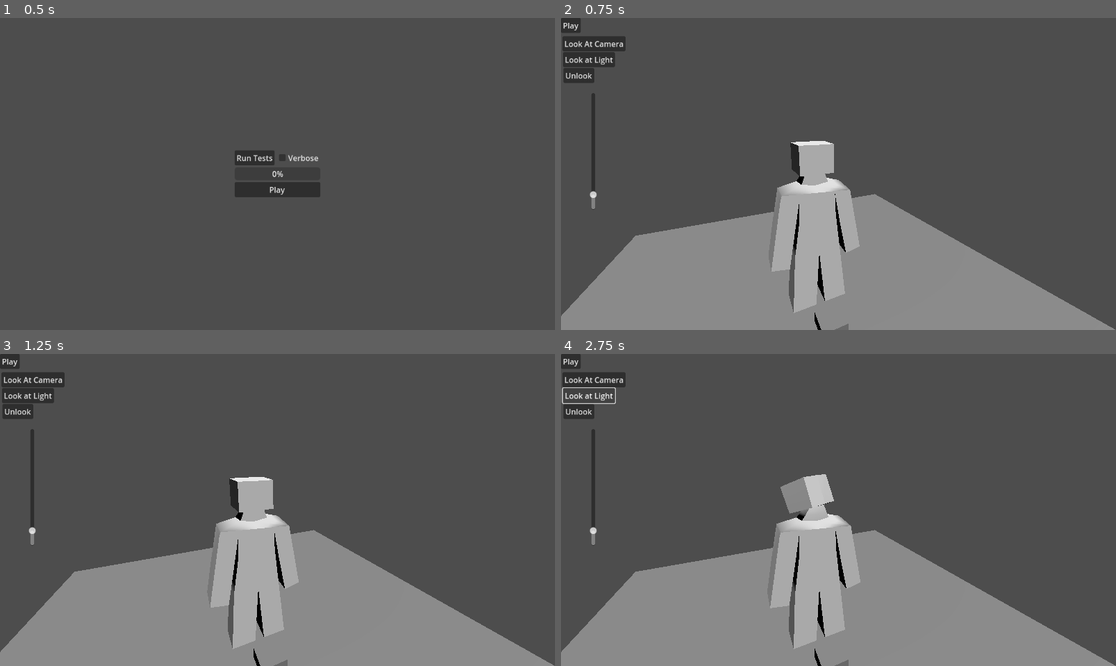
Above: before the commit, frames 1-4 (two rows, left to right).
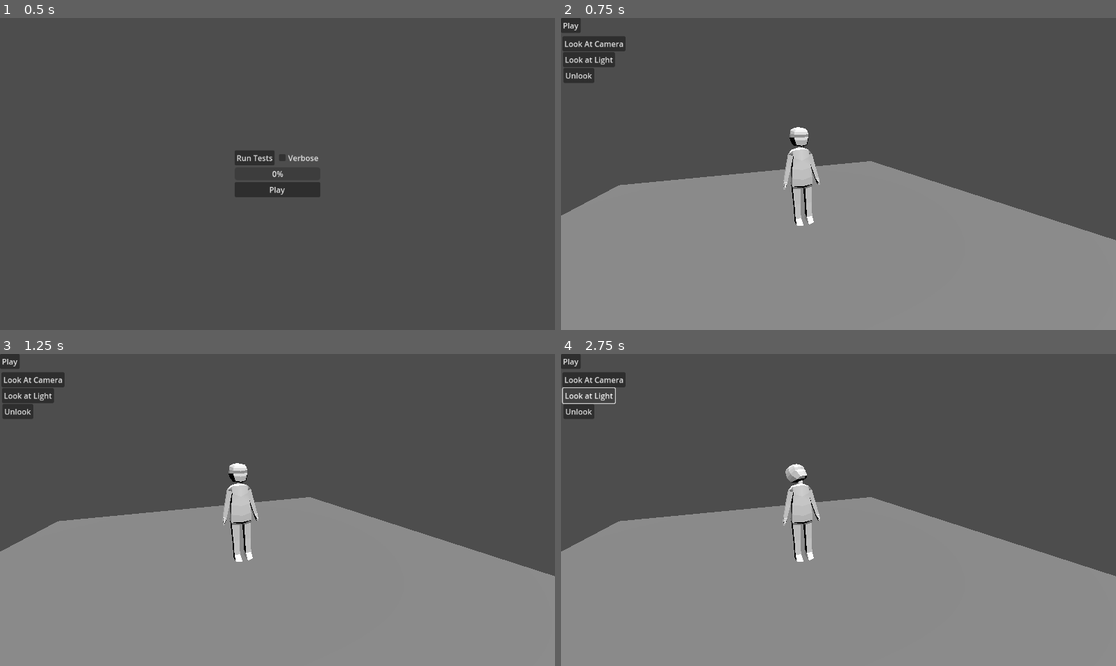
Above: after the commit, the same moments.

Repository: Kibibibit/tomotown
Game: Godot game, scene res://scenes/loading_screen/loading_screen.tscn
The game is run twice, just before and just after one commit, with the same random seed, the same clock (stepped at 60 frames per second) and the same inputs.
Inputs:
- Up to frame 1 (0.5 s): no input
- Up to frame 2 (0.75 s): click "Play" at 0.5 s
- Up to frame 3 (1.25 s): no input
- Up to frame 4 (2.75 s): click "Look At Camera" at 1.25 s; click "Look at Light" at 2 s

Frame 1 is identical in both runs. In frame 2, 22% of the frame differs, in the area x 0-100%, y 24-100%; in frame 3, 22%; in frame 4, 22%.

Commit message:
new model, better action system, cleaner looking code

Diff:
--- a/scenes/islander_room/islander_room.gd
+++ b/scenes/islander_room/islander_room.gd
@@ -11,9 +11,6 @@
 
 @onready
 var camera: Camera3D = $Camera3D
-
-@onready
-var eye_height: VSlider = $VSlider
 
 @onready
 var look_button2: Button = $Button3
@@ -31,9 +28,6 @@
 	look_button2.button_up.connect(_look_at_light)
 	unlook_button.button_up.connect(_unlook)
 
-func _process(_delta: float) -> void:
-	islander.eye_height = eye_height.value
-
 func _play() -> void:
 	islander.say("The quick brown fox jumps over the lazy dog")
 
@@ -44,4 +38,4 @@
 	islander.add_look_action(light.position)
 
 func _unlook() -> void:
-	islander.force_interrupt_action()
+	islander.add_unlook_action()
--- a/scenes/islander_room/islander_room.tscn
+++ b/scenes/islander_room/islander_room.tscn
@@ -4,7 +4,7 @@
 [ext_resource type="PackedScene" uid="uid://brcrqw121bvkg" path="res://scenes/prefabs/islander.tscn" id="2_kno76"]
 
 [sub_resource type="PlaneMesh" id="PlaneMesh_wj4k0"]
-size = Vector2(20, 20)
+size = Vector2(10, 10)
 
 [node name="Root" type="Node3D"]
 script = ExtResource("1_ltkad")
@@ -17,7 +17,7 @@
 text = "Play"
 
 [node name="Camera3D" type="Camera3D" parent="."]
-transform = Transform3D(0.91046, 0.106482, -0.399655, -8.84388e-09, 0.966291, 0.257453, 0.413597, -0.234401, 0.879769, -2.27356, 7.85318, 7.41059)
+transform = Transform3D(0.91046, 0.106482, -0.399655, -8.84388e-09, 0.966291, 0.257453, 0.413597, -0.234401, 0.879769, -0.969062, 2.12468, 3.9796)
 
 [node name="Floor" type="MeshInstance3D" parent="."]
 mesh = SubResource("PlaneMesh_wj4k0")
@@ -39,15 +39,6 @@
 offset_bottom = 102.0
 text = "Look at Light"
 
-[node name="VSlider" type="VSlider" parent="."]
-offset_left = 6.0
-offset_top = 156.0
-offset_right = 128.0
-offset_bottom = 398.0
-max_value = 1.0
-step = 0.001
-value = 0.1
-
 [node name="Button4" type="Button" parent="."]
 offset_left = 5.0
 offset_top = 104.0
--- a/scenes/prefabs/islander.tscn
+++ b/scenes/prefabs/islander.tscn
@@ -1,10 +1,8 @@
-[gd_scene load_steps=5 format=3 uid="uid://brcrqw121bvkg"]
+[gd_scene load_steps=4 format=3 uid="uid://brcrqw121bvkg"]
 
 [ext_resource type="Script" path="res://scenes/prefabs/islander.gd" id="1_ekmb6"]
 [ext_resource type="Script" path="res://scripts/nodes/voice_gen_3d.gd" id="1_kgxs2"]
-[ext_resource type="PackedScene" uid="uid://cprrc6hgonpj5" path="res://assets/models/tomotest.glb" id="3_wdnoa"]
-
-[sub_resource type="BoxMesh" id="BoxMesh_mk5o1"]
+[ext_resource type="PackedScene" uid="uid://qm7yavdoj747" path="res://assets/models/islander.glb" id="3_hwhc3"]
 
 [node name="IslanderRoot" type="Node3D"]
 script = ExtResource("1_ekmb6")
@@ -17,8 +15,4 @@
 question_pitch = 0.01
 question_length = 2
 
-[node name="Mesh" parent="." instance=ExtResource("3_wdnoa")]
-
-[node name="MeshInstance3D" type="MeshInstance3D" parent="."]
-transform = Transform3D(1, 0, 0, 0, 1, 0, 0, 0, 1, 0, 0, 1.69238)
-mesh = SubResource("BoxMesh_mk5o1")
+[node name="Mesh" parent="." instance=ExtResource("3_hwhc3")]
--- a/scripts/data_structures/creature_action.gd
+++ /dev/null
@@ -1,29 +0,0 @@
-extends RefCounted
-class_name CreatureAction
-
-var can_interrupt: bool = false
-
-var init_action: Callable = _blank
-var repeated_action: Callable = _blank_delta
-var final_action: Callable = _blank
-
-var action_finished_check: Callable = _blank
-var finished: bool = false
-
-var _call_init_action: bool = true
-
-func act(delta:float) -> void:
-	if (!finished):
-		if (_call_init_action):
-			init_action.call()
-			_call_init_action = false
-		repeated_action.call(delta)
-
-		if (action_finished_check.call()):
-			finished = true
-
-func _blank():
-	return false
-
-func _blank_delta(_delta:float):
-	return false
--- a/scripts/nodes/creature.gd
+++ b/scripts/nodes/creature.gd
@@ -13,16 +13,25 @@
 var creature_data: CreatureData
 
 # Look vars
+# The index of their head bone
 var head_bone: int
-var has_look_target: bool = false
+# Are they currently trying to look at something?
+var is_looking: bool = false
+# Where their head is currently aiming
+var head_vector: Vector3
+# Where they're trying to look
 var look_target: Vector3
-var eye_height: float = 5.0
+# Whether or not their look vector should be lerped or set
+var has_look_vector: bool = false
+# How fast do they look?
 var look_speed: float = 10.0
+# The weight of the animation vs the head override
 var _head_override: float = 0.0
+# Maximum angle they can look
 var max_neck_angle: float = PI/2.0
 
 
-var action_queue: Array[CreatureAction] = []
+var action_queue: Array[Callable] = []
 
 
 # Called when the node enters the scene tree for the first time.
@@ -31,20 +40,13 @@
 	animation_player.play("Idle")
 
 func _process(delta: float) -> void:
-	_process_action(delta)
+	_process_action()
 	_move_head(delta)
 
-func _process_action(delta:float)->void:
+func _process_action()->void:
 	if (!action_queue.is_empty()):
-		var current_action: CreatureAction = action_queue.front()
-		if (current_action.finished || (current_action.can_interrupt && action_queue.size() > 1)):
-			current_action.final_action.call()
-			action_queue.pop_front()
-			if (!action_queue.is_empty()):
-				current_action = action_queue.front()
-				current_action.act(delta)
-		else:
-			current_action.act(delta)
+		var action: Callable = action_queue.pop_front()
+		action.call()
 
 # makes this creature walk to a specific spot
 func _set_move_target(_delta: float, _location: Vector2) -> void:
@@ -53,29 +55,35 @@
 # makes this creature look at a specific point
 func _set_look_target(location: Vector3, _look_speed: float = -1.0) -> void:
 	look_target = location
-	has_look_target = true
-	_head_override = 0.0
+	is_looking = true
 	if (_look_speed >= 0.0):
 		look_speed = _look_speed
 
 
 func _unset_look_target() -> void:
-	has_look_target = false
+	is_looking = false
+	has_look_vector = false
 
 func _move_head(delta:float) -> void:
-	if (has_look_target):
+	if (is_looking):
+		# If `has_look_vector` is unset, that means rather than lerping we want to snap the vector
+		if (!has_look_vector):
+			head_vector = look_target
+			has_look_vector = true
 		# There has to be a better way to do this?
 		var bone_parent: Transform3D = skeleton.get_bone_global_pose(skeleton.get_bone_parent(head_bone))
 		var bone_pose: Transform3D =  skeleton.get_bone_global_pose(head_bone)
-		var rot = skeleton.get_bone_pose_rotation(head_bone) # Save rotation for after we rotate
 
-		var angle := (transform.basis.orthonormalized().get_rotation_quaternion().inverse() * Quaternion(
-				(bone_pose*transform).looking_at(
-					look_target-Vector3(0,eye_height,0),
-					Vector3.UP,
-					true
-				).basis
-			))
+		# Save rotation for after we rotate
+		var rot = skeleton.get_bone_pose_rotation(head_bone)
+
+		# Get the inverse of the islander's transform so we can use it to scale things when we're done
+		var transform_inverse_quat: Quaternion = transform.basis.orthonormalized().get_rotation_quaternion().inverse()
+
+		# The angle we're looking at but in global space
+		var look_quat: Quaternion = Quaternion((bone_pose*transform).looking_at(head_vector, Vector3.UP, true).basis)
+		# The angle but now in local space
+		var angle := transform_inverse_quat * look_quat
 		# Stops them from snapping their necks
 		var neck_angle = angle.angle_to(rot)
 		if  neck_angle > max_neck_angle:
@@ -83,14 +91,17 @@
 				rot,
 				(neck_angle-max_neck_angle)/neck_angle
 			)
-		skeleton.set_bone_pose_rotation( #Rotate to face camera
-			head_bone,
-			angle
-		)
-		var looking := bone_parent * skeleton.get_bone_pose(head_bone) # Get the pose we were at
-		skeleton.set_bone_pose_rotation(head_bone, rot) # Reset the location
+
+		# Apply the rotation
+		skeleton.set_bone_pose_rotation(head_bone, angle)
+		# Get the pose for applying as global pose
+		var looking := bone_parent * skeleton.get_bone_pose(head_bone)
+		# Reset the pose as `set_bone_pose_rotation` sets the whole pose and not the override
+		skeleton.set_bone_pose_rotation(head_bone, rot)
+		# Use the pose we saved earlier and apply as an override
 		skeleton.set_bone_global_pose_override(head_bone, looking, _head_override) # Now we can set it as an override
 
+		head_vector = head_vector.slerp(look_target,delta*look_speed)
 		_head_override = lerp(_head_override, 1.0, delta*look_speed)
 	else:
 		var bone_pose : Transform3D = skeleton.get_bone_global_pose_override(head_bone)
@@ -98,23 +109,12 @@
 		_head_override = lerp(_head_override, 0.0, delta*look_speed)
 
 func add_look_action(target: Vector3, _look_speed: float = -1.0) -> void:
-	var act: CreatureAction = CreatureAction.new()
-	act.init_action = _set_look_target.bind(target,_look_speed)
-	act.can_interrupt = true
-
-	var act2 := CreatureAction.new()
-	act2.init_action = _unset_look_target
-	act2.action_finished_check = _is_look_reset
-	act.final_action = insert_action.bind(act2)
+	var act: Callable = _set_look_target.bind(target, _look_speed)
 	action_queue.append(act)
 
-func force_interrupt_action() -> void:
-	if (!action_queue.is_empty()):
-		var current_action = action_queue.front()
-		current_action.finished = true
-
-func insert_action(act: CreatureAction) -> void:
-	action_queue.insert(1, act)
+func add_unlook_action() -> void:
+	var act: Callable = _unset_look_target
+	action_queue.append(act)
 
 func _is_look_reset() -> bool:
 	return _head_override < 0.05
Binary file added: assets/models/islander.glb
Not shown, changed: assets/models/islander.glb.import
Binary file removed: assets/models/tomotest.glb
